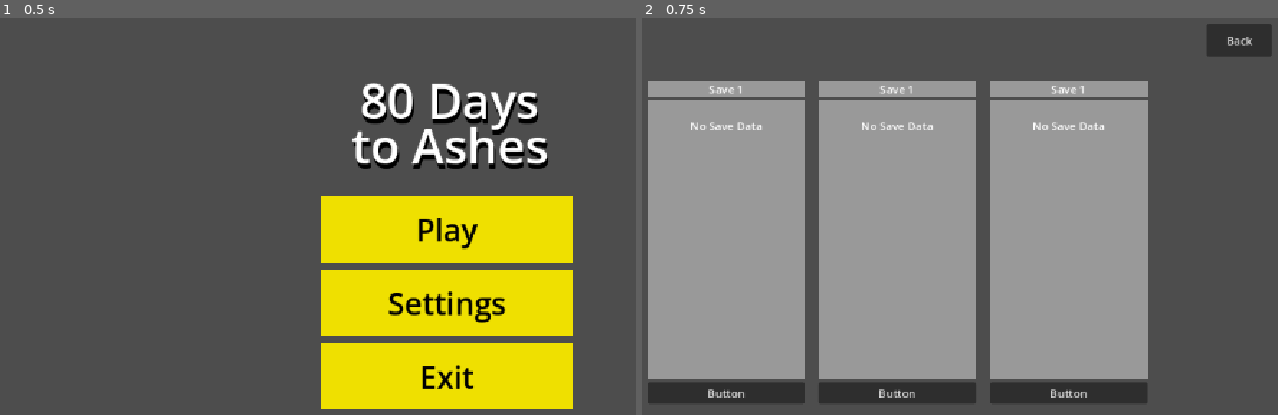
Above: before the commit, frames 1-2 (left to right).
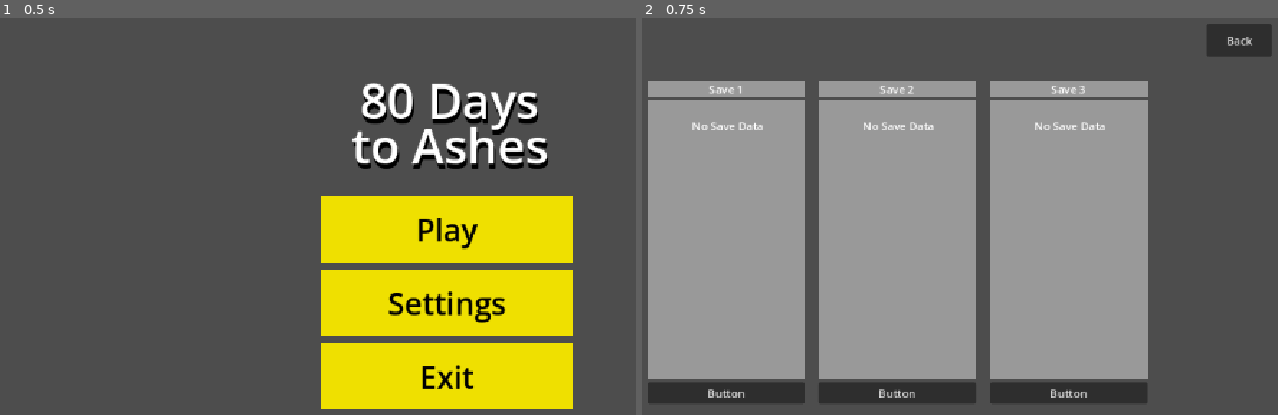
Above: after the commit, the same moments.

Repository: Akiostentar/80-Days-to-Ashes
Game: Godot game, scene res://Scenes/Main Menu.tscn
Same seed, same stepped clock (60 frames per second), same inputs: the game is played once before the commit and once after it.
Inputs:
- Up to frame 1 (0.5 s): no input
- Up to frame 2 (0.75 s): click "Play" at 0.5 s

Frame 1 is identical in both runs. In frame 2, 0.3% of the frame differs, in the area x 7-73%, y 17-29%.

Commit message:
Backend Set-up
Setting up the base for the save features in the game

Diff:
--- a/Scenes/Profiles.tscn
+++ b/Scenes/Profiles.tscn
@@ -1,6 +1,6 @@
 [gd_scene format=3 uid="uid://2a3g0r6d8ovv"]
 
-[ext_resource type="Script" uid="uid://bn8l1dftp8f3u" path="res://profiles.gd" id="1_ta4hh"]
+[ext_resource type="Script" uid="uid://bn8l1dftp8f3u" path="res://Scripts/profiles.gd" id="1_ta4hh"]
 
 [sub_resource type="StyleBoxFlat" id="StyleBoxFlat_8vrlf"]
 
@@ -34,62 +34,6 @@
 grow_vertical = 0
 theme_override_constants/separation = 20
 
-[node name="VBoxContainer2" type="VBoxContainer" parent="HBoxContainer" unique_id=1196159578]
-propagate_maximum_size = false
-layout_mode = 2
-size_flags_horizontal = 3
-theme_override_constants/separation = 4
-
-[node name="Label" type="Label" parent="HBoxContainer/VBoxContainer2" unique_id=920809540]
-layout_mode = 2
-size_flags_vertical = 0
-size_flags_stretch_ratio = 11.13
-theme_override_styles/normal = SubResource("StyleBoxFlat_8vrlf")
-text = "Save 1"
-horizontal_alignment = 1
-
-[node name="Label2" type="Label" parent="HBoxContainer/VBoxContainer2" unique_id=746707621]
-layout_mode = 2
-size_flags_vertical = 3
-size_flags_stretch_ratio = 0.5
-theme_override_styles/normal = SubResource("StyleBoxFlat_v5gy4")
-text = "
-No Save Data"
-horizontal_alignment = 1
-
-[node name="Button" type="Button" parent="HBoxContainer/VBoxContainer2" unique_id=1180527940]
-layout_mode = 2
-size_flags_vertical = 8
-text = "Button"
-
-[node name="VBoxContainer3" type="VBoxContainer" parent="HBoxContainer" unique_id=447763101]
-propagate_maximum_size = false
-layout_mode = 2
-size_flags_horizontal = 3
-theme_override_constants/separation = 4
-
-[node name="Label" type="Label" parent="HBoxContainer/VBoxContainer3" unique_id=1019563765]
-layout_mode = 2
-size_flags_vertical = 0
-size_flags_stretch_ratio = 11.13
-theme_override_styles/normal = SubResource("StyleBoxFlat_8vrlf")
-text = "Save 1"
-horizontal_alignment = 1
-
-[node name="Label2" type="Label" parent="HBoxContainer/VBoxContainer3" unique_id=780424260]
-layout_mode = 2
-size_flags_vertical = 3
-size_flags_stretch_ratio = 0.5
-theme_override_styles/normal = SubResource("StyleBoxFlat_v5gy4")
-text = "
-No Save Data"
-horizontal_alignment = 1
-
-[node name="Button" type="Button" parent="HBoxContainer/VBoxContainer3" unique_id=2096393859]
-layout_mode = 2
-size_flags_vertical = 8
-text = "Button"
-
 [node name="VBoxContainer" type="VBoxContainer" parent="HBoxContainer" unique_id=1647672780]
 propagate_maximum_size = false
 layout_mode = 2
@@ -118,6 +62,62 @@
 size_flags_vertical = 8
 text = "Button"
 
+[node name="VBoxContainer2" type="VBoxContainer" parent="HBoxContainer" unique_id=1196159578]
+propagate_maximum_size = false
+layout_mode = 2
+size_flags_horizontal = 3
+theme_override_constants/separation = 4
+
+[node name="Label" type="Label" parent="HBoxContainer/VBoxContainer2" unique_id=920809540]
+layout_mode = 2
+size_flags_vertical = 0
+size_flags_stretch_ratio = 11.13
+theme_override_styles/normal = SubResource("StyleBoxFlat_8vrlf")
+text = "Save 2"
+horizontal_alignment = 1
+
+[node name="Label2" type="Label" parent="HBoxContainer/VBoxContainer2" unique_id=746707621]
+layout_mode = 2
+size_flags_vertical = 3
+size_flags_stretch_ratio = 0.5
+theme_override_styles/normal = SubResource("StyleBoxFlat_v5gy4")
+text = "
+No Save Data"
+horizontal_alignment = 1
+
+[node name="Button" type="Button" parent="HBoxContainer/VBoxContainer2" unique_id=1180527940]
+layout_mode = 2
+size_flags_vertical = 8
+text = "Button"
+
+[node name="VBoxContainer3" type="VBoxContainer" parent="HBoxContainer" unique_id=447763101]
+propagate_maximum_size = false
+layout_mode = 2
+size_flags_horizontal = 3
+theme_override_constants/separation = 4
+
+[node name="Label" type="Label" parent="HBoxContainer/VBoxContainer3" unique_id=1019563765]
+layout_mode = 2
+size_flags_vertical = 0
+size_flags_stretch_ratio = 11.13
+theme_override_styles/normal = SubResource("StyleBoxFlat_8vrlf")
+text = "Save 3"
+horizontal_alignment = 1
+
+[node name="Label2" type="Label" parent="HBoxContainer/VBoxContainer3" unique_id=780424260]
+layout_mode = 2
+size_flags_vertical = 3
+size_flags_stretch_ratio = 0.5
+theme_override_styles/normal = SubResource("StyleBoxFlat_v5gy4")
+text = "
+No Save Data"
+horizontal_alignment = 1
+
+[node name="Button" type="Button" parent="HBoxContainer/VBoxContainer3" unique_id=2096393859]
+layout_mode = 2
+size_flags_vertical = 8
+text = "Button"
+
 [node name="Button" type="Button" parent="." unique_id=182918282]
 layout_mode = 0
 offset_left = 1021.0
--- /dev/null
+++ b/Scripts/Save1.gd
@@ -0,0 +1,20 @@
+extends Node
+
+var player_name: String = "\n No Save Data"
+var player_health: int = 100
+var player_strength: int = 5
+var player_defense: int = 5
+var player_agility: int = 10
+var player_intelligence: int = 50
+var player_dexterity: int = 10
+
+func data() -> Dictionary:
+	return {
+		"name": player_name,
+		"hp": player_health,
+		"str": player_strength,
+		"def": player_defense,
+		"agi": player_agility,
+		"int": player_intelligence,
+		"dex": player_dexterity
+	}
--- /dev/null
+++ b/Scripts/Save2.gd
@@ -0,0 +1,20 @@
+extends Node
+
+var player_name: String = "\n No Save Data"
+var player_health: int = 100
+var player_strength: int = 5
+var player_defense: int = 5
+var player_agility: int = 10
+var player_intelligence: int = 50
+var player_dexterity: int = 10
+
+func data() -> Dictionary:
+	return {
+		"name": player_name,
+		"hp": player_health,
+		"str": player_strength,
+		"def": player_defense,
+		"agi": player_agility,
+		"int": player_intelligence,
+		"dex": player_dexterity
+	}
--- /dev/null
+++ b/Scripts/Save3.gd
@@ -0,0 +1,20 @@
+extends Node
+
+var player_name: String = "\n No Save Data"
+var player_health: int = 100
+var player_strength: int = 5
+var player_defense: int = 5
+var player_agility: int = 10
+var player_intelligence: int = 50
+var player_dexterity: int = 10
+
+func data() -> Dictionary:
+	return {
+		"name": player_name,
+		"hp": player_health,
+		"str": player_strength,
+		"def": player_defense,
+		"agi": player_agility,
+		"int": player_intelligence,
+		"dex": player_dexterity
+	}
--- /dev/null
+++ b/Scripts/profiles.gd
@@ -0,0 +1,27 @@
+extends Control
+
+const SV1 = preload("uid://dpikte7ybok0u")
+const SV2 = preload("uid://cy7t10cp5trqt")
+const SV3 = preload("uid://ba8qubhgxsrt6")
+var Save1 = SV1.new()
+var Save2 = SV2.new()
+var Save3 = SV3.new()
+
+@onready var S2: Label = $HBoxContainer/VBoxContainer2/Label2
+@onready var S3: Label = $HBoxContainer/VBoxContainer3/Label2
+@onready var S1: Label = $HBoxContainer/VBoxContainer/Label2
+# Called when the node enters the scene tree for the first time.
+func _ready() -> void:
+	label_content()
+
+func label_content():
+	var data1 = Save1.data()
+	var data2 = Save2.data()
+	var data3 = Save3.data()
+	S1.text = data1["name"]
+	S2.text = data2["name"]
+	S3.text = data3["name"]
+
+
+func _on_back_pressed() -> void:
+	get_tree().change_scene_to_file("uid://ckxcjkvo71ibl") # Replace with function body.
--- a/profiles.gd
+++ /dev/null
@@ -1,15 +0,0 @@
-extends Control
-
-
-# Called when the node enters the scene tree for the first time.
-func _ready() -> void:
-	pass # Replace with function body.
-
-
-# Called every frame. 'delta' is the elapsed time since the previous frame.
-func _process(delta: float) -> void:
-	pass
-
-
-func _on_back_pressed() -> void:
-	get_tree().change_scene_to_file("uid://ckxcjkvo71ibl") # Replace with function body.
Not shown, added: Scripts/Save1.gd.uid
Not shown, added: Scripts/Save2.gd.uid
Not shown, added: Scripts/Save3.gd.uid
Renamed: profiles.gd.uid -> Scripts/profiles.gd.uid
